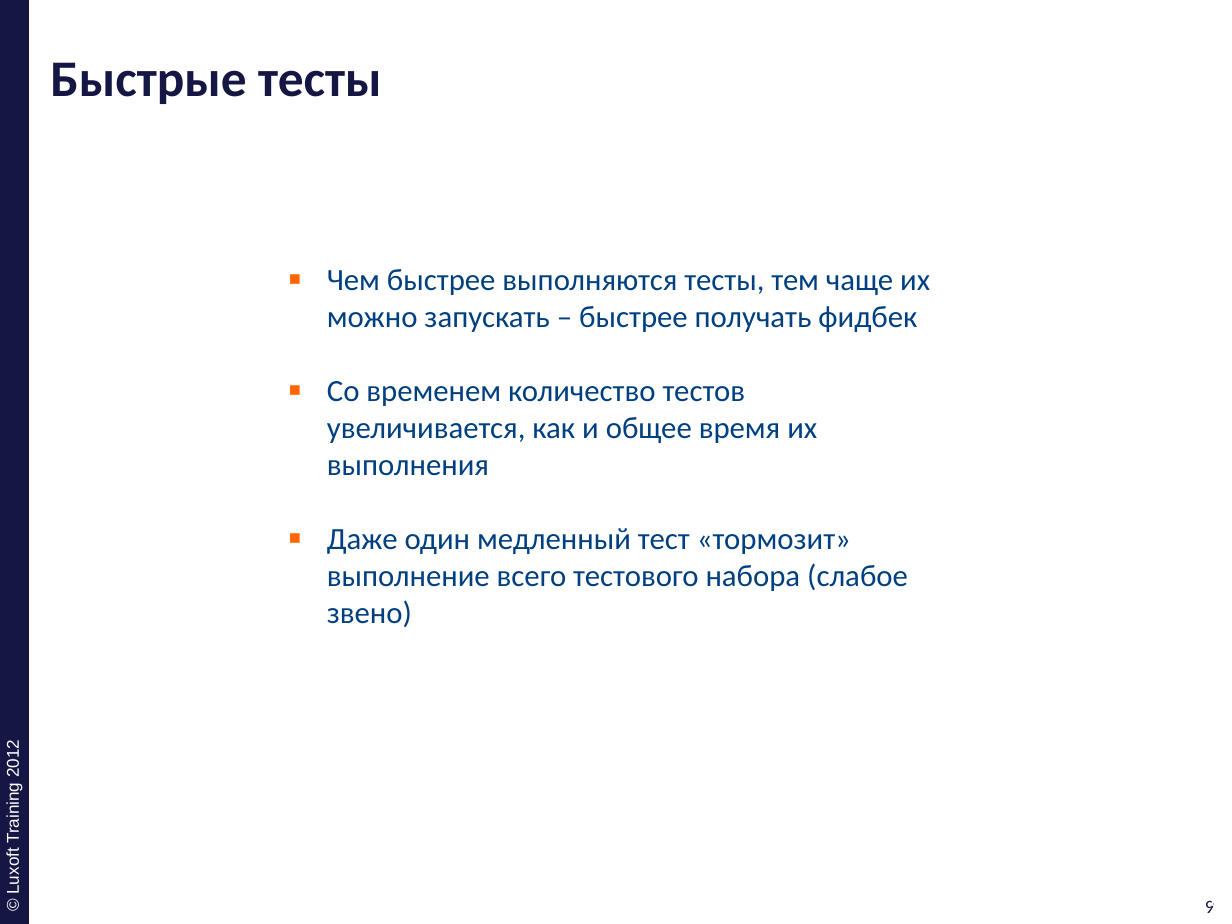
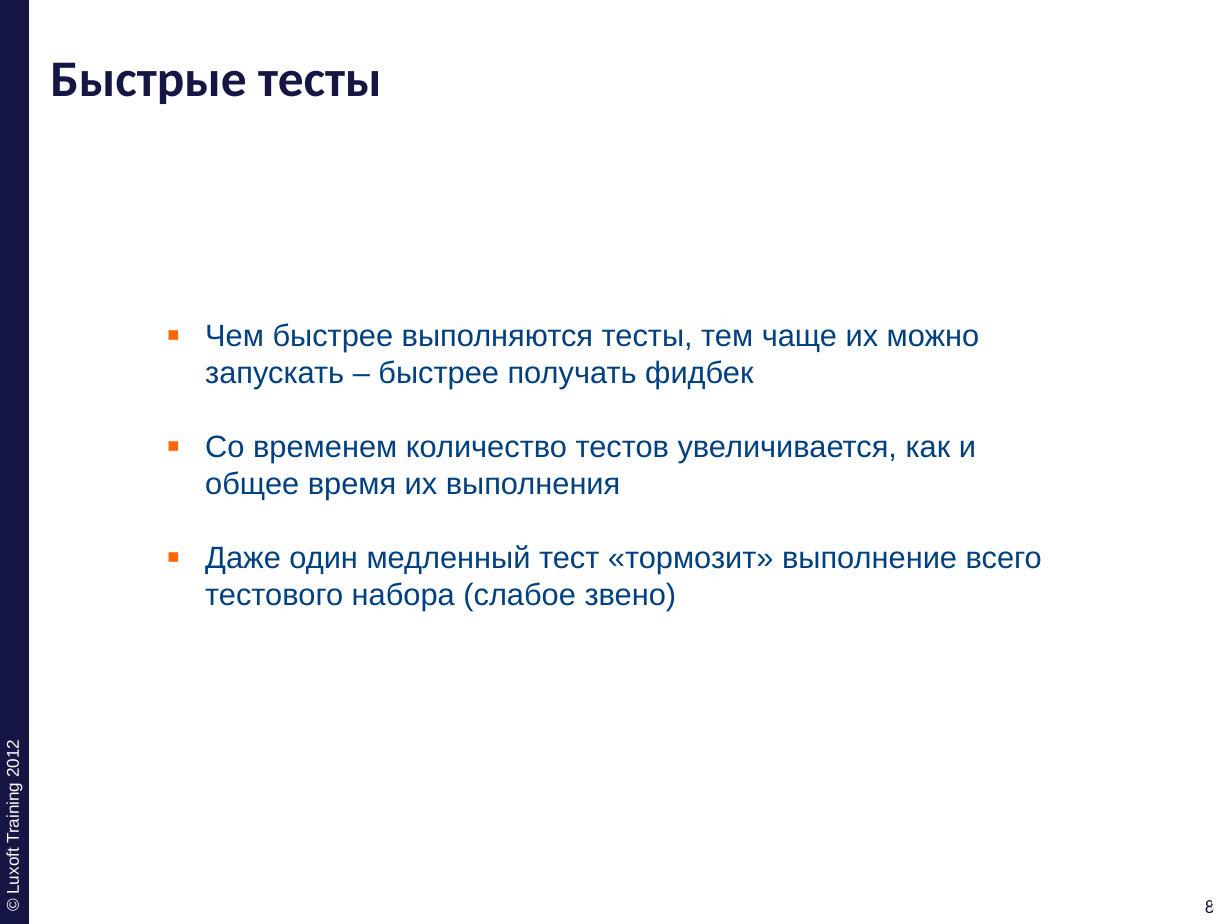
Before and after one commit to ivan-dyachenko/Trainings, a slide deck: slide 8 of Test Driven Development/materials/pptx/11. TDD-Best-Practice.pptx (slide 9 before the commit). Drawn at 1232x924 pixels with LibreOffice and Linux fonts; fonts in the diff are those of the drawing; background and template pictures are left out. Boxes give left, top, right and bottom in pixels: in the first picture for what was removed or moved away, otherwise in the second. Text is boxed around its words. In the diff, an @@ line names an element or a change of style, - is before the commit and + after.

```diff
--- a/Test Driven Development/materials/pptx/11. TDD-Best-Practice.pptx
+++ b/Test Driven Development/materials/pptx/11. TDD-Best-Practice.pptx
@@ text "Чем быстрее выполняются тесты, тем ...": place and size @@
-text "Чем быстрее выполняются тесты, тем ..." at [327,269,930,627]
+text "Чем быстрее выполняются тесты, тем ..." at [205,323,1042,611]
@@ text "Чем быстрее выполняются тесты, тем ..." at [205,323,1042,611]: font Calibri to Arial @@
@@ page number at [1205,900,1215,913]: text changed @@
-9
+8
@@ page number at [1211,900,1221,913]: text changed @@
-9
+8
```
Also in this commit, not shown: 15 other slides changed, 1 slide removed.
